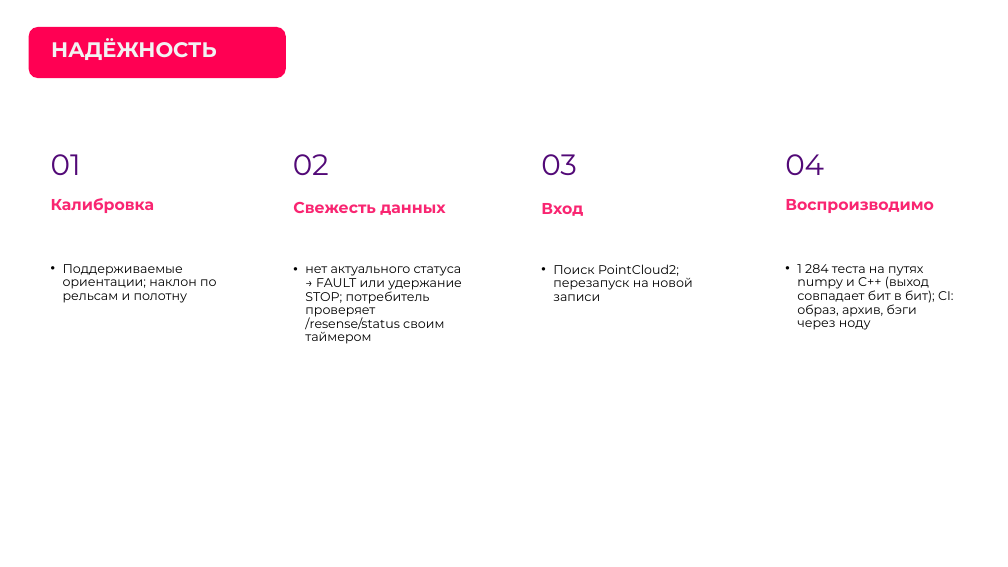
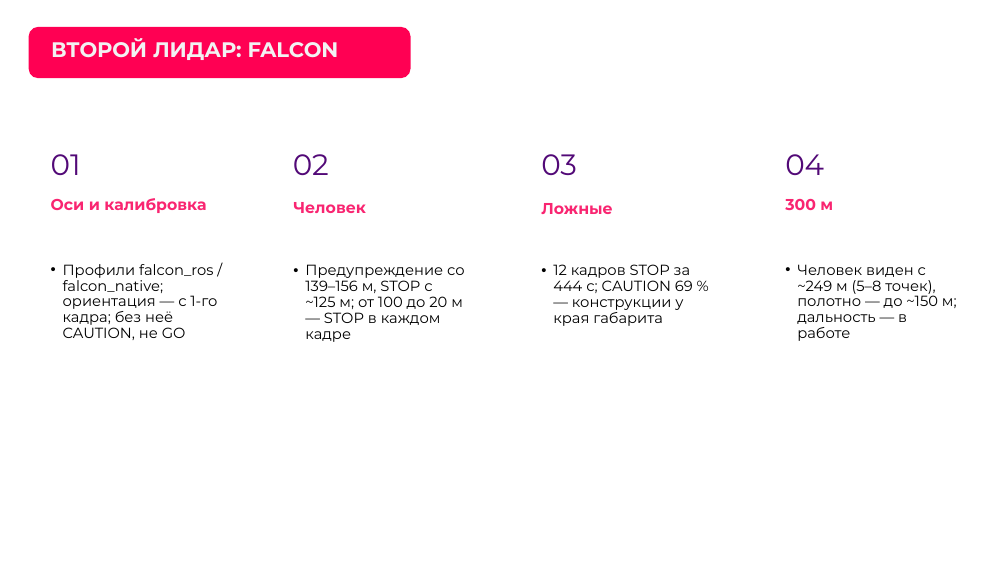
Before and after one commit to pmixay/ReSense, a slide deck: slide 14 of docs/presentation/ReSense_LCT2026.pptx. Drawn at 1008x567 pixels with LibreOffice and Linux fonts; fonts in the diff are those of the drawing; background and template pictures are left out. Boxes give left, top, right and bottom in pixels: in the first picture for what was removed or moved away, otherwise in the second. Text is boxed around its words. In the diff, an @@ line names an element or a change of style, - is before the commit and + after.

```diff
--- a/docs/presentation/ReSense_LCT2026.pptx
+++ b/docs/presentation/ReSense_LCT2026.pptx
@@ rounded rectangle: place and size @@
-rounded rectangle at bbox=[29, 26, 286, 78]
+rounded rectangle at bbox=[29, 26, 411, 78]
@@ title at bbox=[51, 38, 339, 60]: text changed @@
-НАДЁЖНОСТЬ
+ВТОРОЙ ЛИДАР: FALCON
@@ text at bbox=[51, 198, 206, 213]: text changed @@
-Калибровка
+Оси и калибровка
@@ text at bbox=[293, 202, 366, 213]: text changed @@
-Свежесть данных
+Человек
@@ text at bbox=[541, 203, 613, 214]: text changed @@
-Вход
+Ложные
@@ text at bbox=[785, 199, 833, 210]: text changed @@
-Воспроизводимо
+300 м
@@ text at bbox=[63, 264, 217, 340]: text changed; size 12 to 14 pt @@
-• Поддерживаемые ориентации; наклон по рельсам и полотну
+• Профили falcon_ros / falcon_native; ориентация — с 1-го кадра; без неё CAUTION, не GO
@@ text at bbox=[305, 264, 465, 342]: text changed; size 12 to 14 pt @@
-• нет актуального статуса → FAULT или удержание STOP; потребитель проверяет /resense/status своим таймером
+• Предупреждение со 139–156 м, STOP с ~125 м; от 100 до 20 м — STOP в каждом кадре
@@ text at bbox=[553, 264, 693, 326]: text changed; size 12 to 14 pt @@
-• Поиск PointCloud2; перезапуск на новой записи
+• 12 кадров STOP за 444 с; CAUTION 69 % — конструкции у края габарита
@@ text at bbox=[797, 264, 957, 341]: text changed; size 12 to 14 pt @@
-• 1 284 теста на путях numpy и C++ (выход совпадает бит в бит); CI: образ, архив, бэги через ноду
+• Человек виден с ~249 м (5–8 точек), полотно — до ~150 м; дальность — в работе
```
Also in this commit, not shown: 9 other slides changed, 2 other files.
